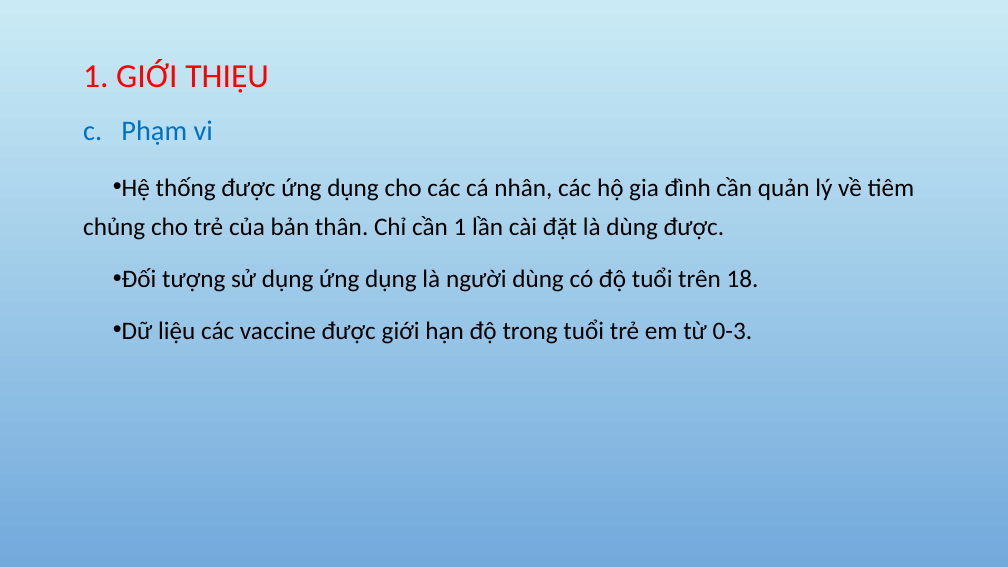
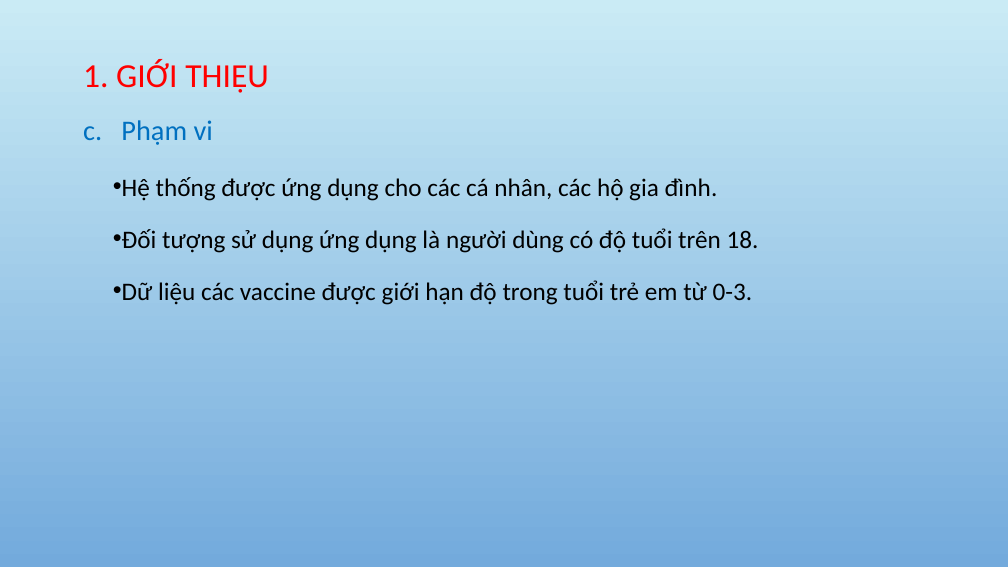
Before and after one commit to tuongthanh98/GraduationThsis, a slide deck: slide 7 of GraduationThsis_powpoint.pptx. Drawn at 1008x567 pixels with LibreOffice and Linux fonts; fonts in the diff are those of the drawing; background and template pictures are left out. Boxes give left, top, right and bottom in pixels: in the first picture for what was removed or moved away, otherwise in the second. Text is boxed around its words. In the diff, an @@ line names an element or a change of style, - is before the commit and + after.

```diff
--- a/GraduationThsis_powpoint.pptx
+++ b/GraduationThsis_powpoint.pptx
@@ text at box(122, 177, 718, 201): text changed @@
-• Hệ thống được ứng dụng cho các cá nhân, các hộ gia đình cần quản lý về tiêm chủng cho trẻ của bản thân. Chỉ cần 1 lần cài đặt là dùng được.
+• Hệ thống được ứng dụng cho các cá nhân, các hộ gia đình.
```
Also in this commit, not shown: 2 other files.
